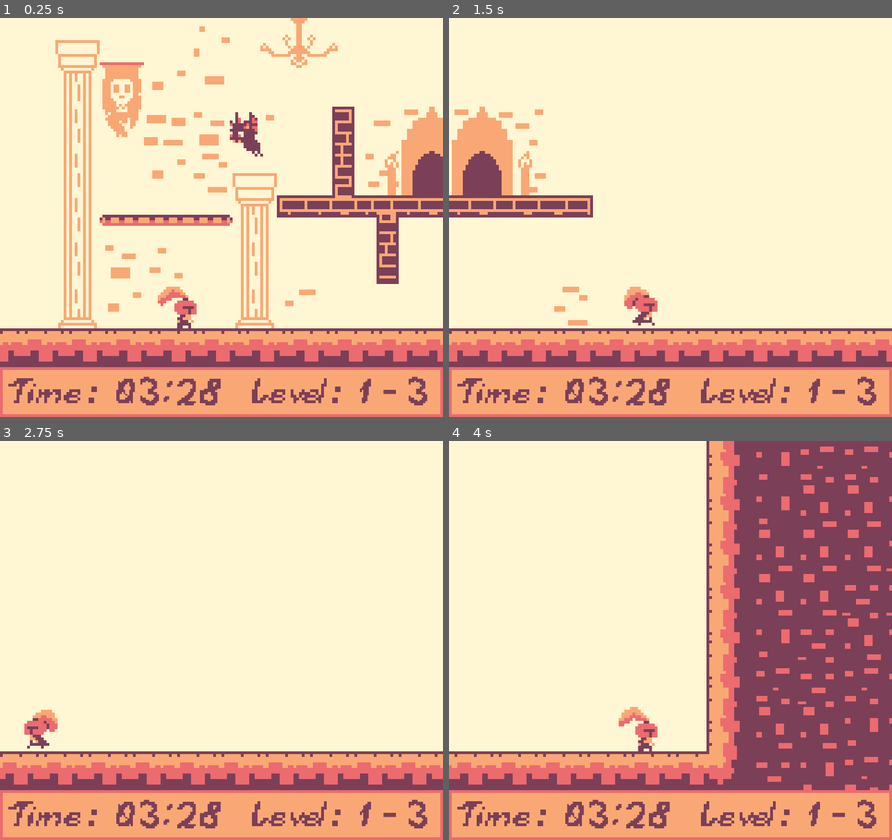
Above: before the commit, frames 1-4 (two rows, left to right).
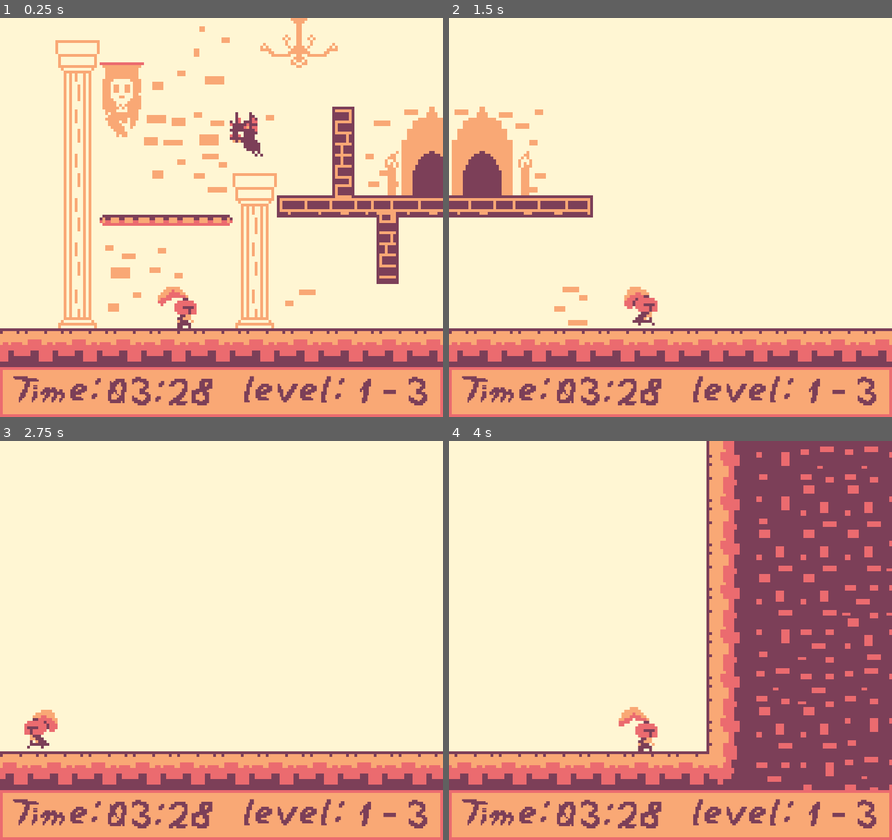
Above: after the commit, the same moments.

Repository: CBurgess97/godot-platformer
Game: Godot game, scene res://Game.tscn
Two runs of this game, one before a commit and one after it. Both use one fixed random seed, a clock stepped at 60 frames per second and the inputs below. This scene is started directly instead of the project's main scene.
Inputs:
- Up to frame 1 (0.25 s): no input
- Up to frame 2 (1.5 s): hold Right (ui_right) from 0.53 s (still down); tap Up (ui_up) at 0.77 s
- Up to frame 3 (2.75 s): tap Up (ui_up) at 1.52 s; release Right (ui_right) at 2.03 s; hold Left (ui_left) from 2.03 s (still down)
- Up to frame 4 (4 s): release Left (ui_left) at 2.78 s; hold Right (ui_right) from 2.78 s (still down); tap Up (ui_up) at 3.02, 3.77 s

The runs differ from the first frame. In frame 1, 2.2% of the frame differs, in the area x 1-78%, y 89-98%; in frame 2, 2.2%; in frame 3, 2.1%; in frame 4, 2.2%.

Commit message:
Change UI Font

Diff:
--- a/UserInterface.tscn
+++ b/UserInterface.tscn
@@ -1,8 +1,6 @@
-[gd_scene load_steps=5 format=3 uid="uid://fbp8vx5i5ass"]
+[gd_scene load_steps=3 format=3 uid="uid://fbp8vx5i5ass"]
 
-[ext_resource type="Texture2D" uid="uid://b4hdolq078uyo" path="res://Resources/Time UI.png" id="2_cbsg4"]
 [ext_resource type="StyleBox" uid="uid://cipa17lndqtsy" path="res://box.tres" id="2_kshx1"]
-[ext_resource type="Texture2D" uid="uid://f3twlq4fg1dy" path="res://Resources/Level UI.png" id="3_irkc5"]
 [ext_resource type="LabelSettings" uid="uid://bh8clyeo7ag4x" path="res://text_settings.tres" id="4_irkc5"]
 
 [node name="UserInterface" type="Control"]
@@ -28,41 +26,7 @@
 grow_vertical = 0
 theme_override_styles/panel = ExtResource("2_kshx1")
 
-[node name="TextureRect" type="TextureRect" parent="."]
-texture_filter = 1
-layout_mode = 1
-anchors_preset = 7
-anchor_left = 0.5
-anchor_top = 1.0
-anchor_right = 0.5
-anchor_bottom = 1.0
-offset_left = -77.0
-offset_top = -14.0
-offset_right = -37.0
-offset_bottom = 26.0
-grow_horizontal = 2
-grow_vertical = 0
-texture = ExtResource("2_cbsg4")
-stretch_mode = 2
-
-[node name="TextureRect2" type="TextureRect" parent="."]
-texture_filter = 1
-layout_mode = 1
-anchors_preset = 7
-anchor_left = 0.5
-anchor_top = 1.0
-anchor_right = 0.5
-anchor_bottom = 1.0
-offset_left = 11.0
-offset_top = -14.0
-offset_right = 51.0
-offset_bottom = -2.0
-grow_horizontal = 2
-grow_vertical = 0
-texture = ExtResource("3_irkc5")
-stretch_mode = 2
-
-[node name="Label" type="Label" parent="."]
+[node name="LevelName" type="Label" parent="."]
 texture_filter = 1
 layout_mode = 1
 anchors_preset = 7
@@ -74,10 +38,12 @@
 offset_top = -15.0
 offset_right = 88.0
 offset_bottom = 8.0
+grow_horizontal = 2
+grow_vertical = 0
 text = "1 - 3"
 label_settings = ExtResource("4_irkc5")
 
-[node name="Label2" type="Label" parent="."]
+[node name="Level_" type="Label" parent="."]
 texture_filter = 1
 layout_mode = 1
 anchors_preset = 7
@@ -85,8 +51,43 @@
 anchor_top = 1.0
 anchor_right = 0.5
 anchor_bottom = 1.0
-offset_left = -40.0
+offset_left = 5.0
+offset_top = -16.0
+offset_right = 48.0
+offset_bottom = 7.0
+grow_horizontal = 2
+grow_vertical = 0
+text = "level:"
+label_settings = ExtResource("4_irkc5")
+
+[node name="Timer_" type="Label" parent="."]
+texture_filter = 1
+layout_mode = 1
+anchors_preset = 7
+anchor_left = 0.5
+anchor_top = 1.0
+anchor_right = 0.5
+anchor_bottom = 1.0
+offset_left = -76.0
+offset_top = -16.0
+offset_right = -30.0
+offset_bottom = 7.0
+grow_horizontal = 2
+grow_vertical = 0
+text = "Time:"
+label_settings = ExtResource("4_irkc5")
+
+[node name="Timer" type="Label" parent="."]
+texture_filter = 1
+layout_mode = 1
+anchors_preset = 7
+anchor_left = 0.5
+anchor_top = 1.0
+anchor_right = 0.5
+anchor_bottom = 1.0
+offset_left = -43.0
 offset_top = -15.0
+offset_right = -3.0
 offset_bottom = 8.0
 grow_horizontal = 2
 grow_vertical = 0
